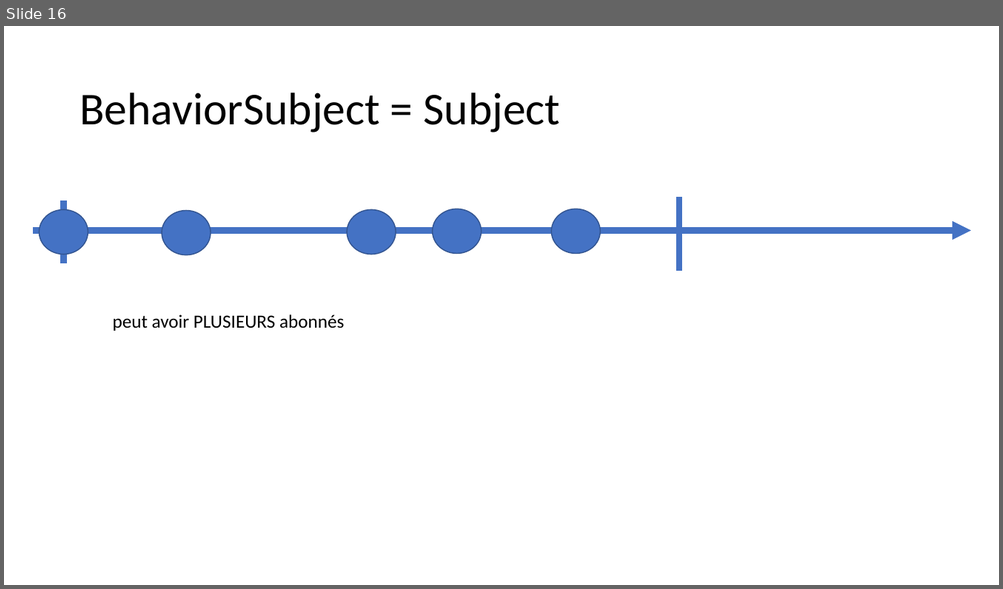
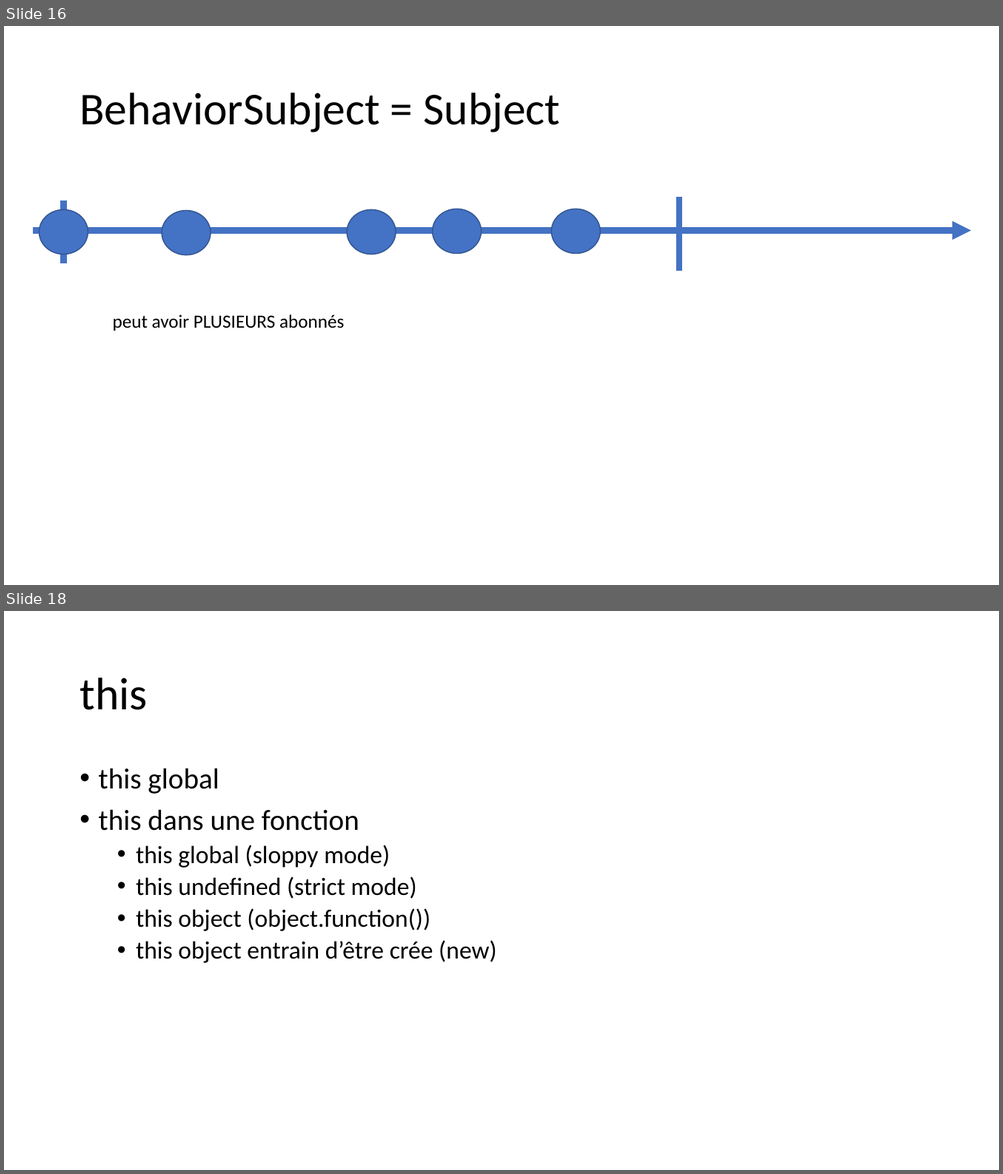
Before and after one commit to jlg-formation/tjs-nov-2021, a slide deck: notes.pptx. Shown one above the other, each under a label of ours: slide 16 before the commit, slides 16 and 18 after it; the slides between them are not shown. The pictures are 1003x589 and 1003x1174 pixels, drawn with LibreOffice and Linux fonts; fonts in the diff are those of the drawing. Boxes give left, top, right and bottom in pixels: in the first picture for what was removed or moved away, otherwise in the second. Text is boxed around its words. In the diff, an @@ line names an element or a change of style, - is before the commit and + after.

```diff
--- a/notes.pptx
+++ b/notes.pptx
@@ slide 18 added at (x1=4, y1=611, x2=999, y2=1170), background #FFFFFF @@
@@ title added at (x1=79, y1=678, x2=147, y2=710), 44 pt, text #000000 @@
+this
@@ text added at (x1=99, y1=768, x2=497, y2=963), 24 pt, text #000000 @@
+• this global
+• this dans une fonction
+  • this global (sloppy mode)
+  • this undefined (strict mode)
+  • this object (object.function())
+  • this object entrain d’être crée (new)
```
Also in this commit, not shown: 3 slides changed, 5 other slides added.
